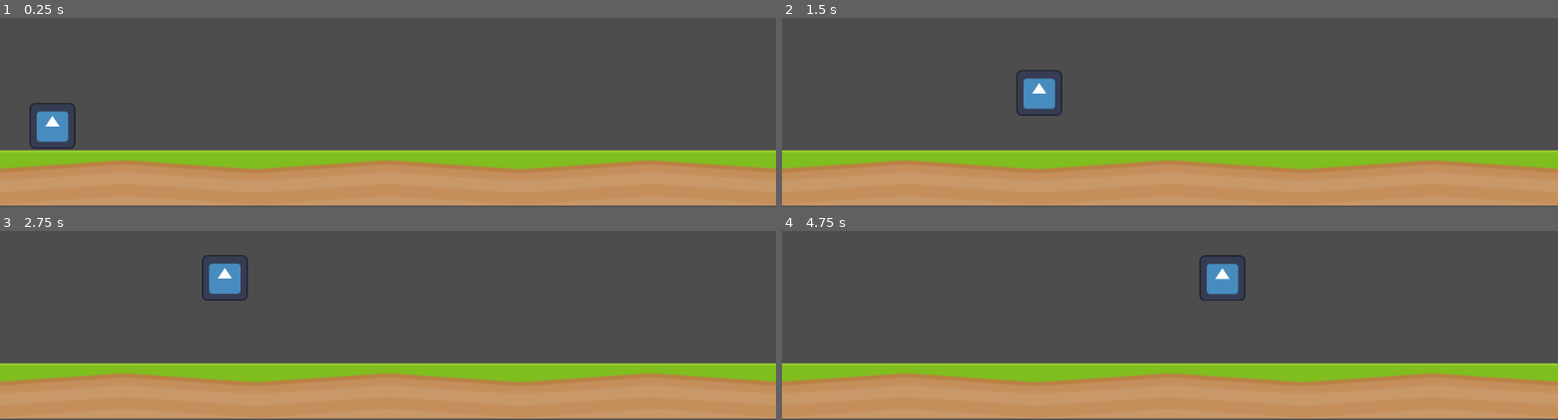
Above: before the commit, frames 1-4 (two rows, left to right).
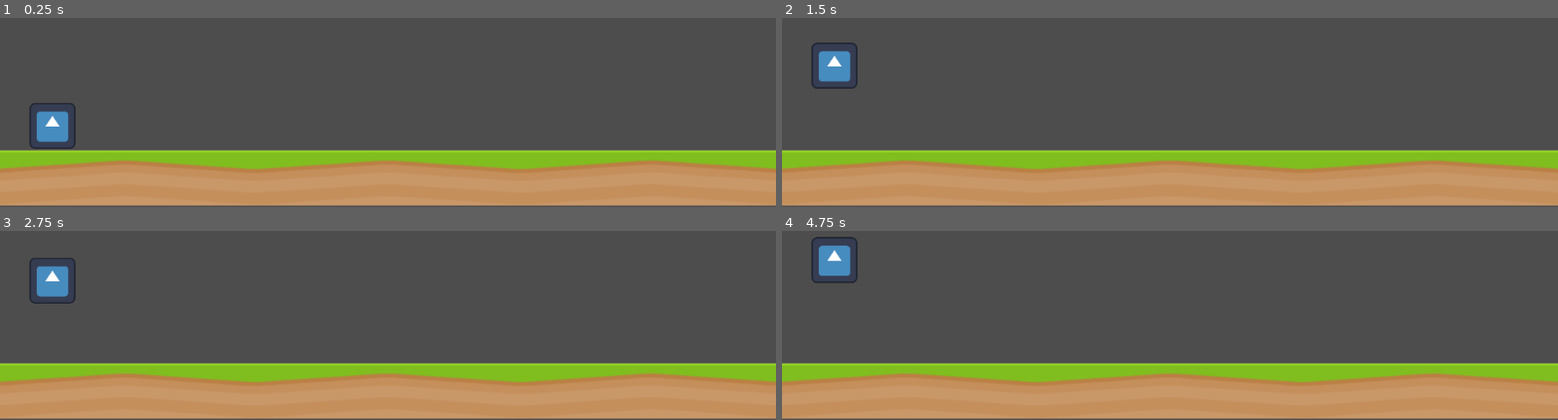
Above: after the commit, the same moments.

Repository: shapeshiftingrabbits/godot_wildjam_76
Game: Godot game, scene res://prototype.tscn
The game is run twice, just before and just after one commit, with the same random seed, the same clock (stepped at 60 frames per second) and the same inputs. The project has no main scene, so this scene is started directly. The engine's default icon, where the game draws it, is replaced by a stand-in: a white triangle on a blue panel in a dark square.
Inputs:
- Up to frame 1 (0.25 s): no input
- Up to frame 2 (1.5 s): tap Enter (ui_accept) at 0.5, 0.6 s; hold Right (ui_right) from 0.53 s (still down); tap Space (jump, bound only after the commit) at 0.77, 0.8, 1.07, 1.35 s
- Up to frame 3 (2.75 s): tap Space (jump, bound only after the commit) at 1.52, 1.82, 2.3 s; tap Enter (ui_accept) at 1.55, 2.1 s; release Right (ui_right) at 2.03 s; hold Left (ui_left) from 2.03 s (still down)
- Up to frame 4 (4.75 s): release Left (ui_left) at 2.78 s; hold Right (ui_right) 2.78-4.28 s; tap Enter (ui_accept) at 2.85, 4.35 s; tap Space (jump, bound only after the commit) at 3.02, 3.32, 3.6, 3.77, 4.07, 4.52 s; hold Left (ui_left) from 4.28 s (still down)

The runs differ from the first frame. In frame 2, 1.7% of the frame differs, in the area x 3-37%, y 13-52%; in frame 3, 1.8%, in the area x 3-32%, y 12-39%; in frame 4, 1.8%.

Commit message:
adjust movement

Diff:
--- a/project.godot
+++ b/project.godot
@@ -19,6 +19,31 @@
 window/size/viewport_width=1080
 window/size/viewport_height=720
 
+[input]
+
+move_left={
+"deadzone": 0.5,
+"events": [Object(InputEventKey,"resource_local_to_scene":false,"resource_name":"","device":-1,"window_id":0,"alt_pressed":false,"shift_pressed":false,"ctrl_pressed":false,"meta_pressed":false,"pressed":false,"keycode":0,"physical_keycode":65,"key_label":0,"unicode":97,"location":0,"echo":false,"script":null)
+, Object(InputEventJoypadMotion,"resource_local_to_scene":false,"resource_name":"","device":-1,"axis":0,"axis_value":-1.0,"script":null)
+]
+}
+move_right={
+"deadzone": 0.5,
+"events": [Object(InputEventKey,"resource_local_to_scene":false,"resource_name":"","device":-1,"window_id":0,"alt_pressed":false,"shift_pressed":false,"ctrl_pressed":false,"meta_pressed":false,"pressed":false,"keycode":0,"physical_keycode":68,"key_label":0,"unicode":100,"location":0,"echo":false,"script":null)
+, Object(InputEventJoypadMotion,"resource_local_to_scene":false,"resource_name":"","device":-1,"axis":0,"axis_value":1.0,"script":null)
+]
+}
+jump={
+"deadzone": 0.5,
+"events": [Object(InputEventKey,"resource_local_to_scene":false,"resource_name":"","device":-1,"window_id":0,"alt_pressed":false,"shift_pressed":false,"ctrl_pressed":false,"meta_pressed":false,"pressed":false,"keycode":0,"physical_keycode":32,"key_label":0,"unicode":32,"location":0,"echo":false,"script":null)
+, Object(InputEventJoypadButton,"resource_local_to_scene":false,"resource_name":"","device":-1,"button_index":0,"pressure":0.0,"pressed":true,"script":null)
+]
+}
+
+[physics]
+
+2d/default_gravity_vector=Vector2(0, 3)
+
 [rendering]
 
 renderer/rendering_method="gl_compatibility"
--- a/prototype.tscn
+++ b/prototype.tscn
@@ -24,14 +24,14 @@
 scale = Vector2(0.5, 0.5)
 texture = ExtResource("1_aq8cg")
 
-[node name="StaticBody2D" type="StaticBody2D" parent="."]
+[node name="FloorStaticBody2D" type="StaticBody2D" parent="."]
 position = Vector2(0, 644)
 
-[node name="CollisionShape2D" type="CollisionShape2D" parent="StaticBody2D"]
+[node name="CollisionShape2D" type="CollisionShape2D" parent="FloorStaticBody2D"]
 position = Vector2(540, 37)
 shape = SubResource("RectangleShape2D_24u1r")
 
-[node name="Sprite2D" type="Sprite2D" parent="StaticBody2D"]
+[node name="Sprite2D" type="Sprite2D" parent="FloorStaticBody2D"]
 texture_repeat = 2
 position = Vector2(539.5, 36)
 scale = Vector2(15.742, 1.1)
--- a/scripts/move.gd
+++ b/scripts/move.gd
@@ -2,7 +2,8 @@
 
 
 const SPEED = 300.0
-const JUMP_VELOCITY = -400.0
+@export var JUMP_VELOCITY: float = -800.0
+
 
 
 func _physics_process(delta: float) -> void:
@@ -11,12 +12,12 @@
 		velocity += get_gravity() * delta
 
 	# Handle jump.
-	if Input.is_action_just_pressed("ui_accept") and is_on_floor():
+	if Input.is_action_just_pressed("jump") and is_on_floor():
 		velocity.y = JUMP_VELOCITY
 
 	# Get the input direction and handle the movement/deceleration.
 	# As good practice, you should replace UI actions with custom gameplay actions.
-	var direction := Input.get_axis("ui_left", "ui_right")
+	var direction := Input.get_axis("move_left", "move_right")
 	if direction:
 		velocity.x = direction * SPEED
 	else:
